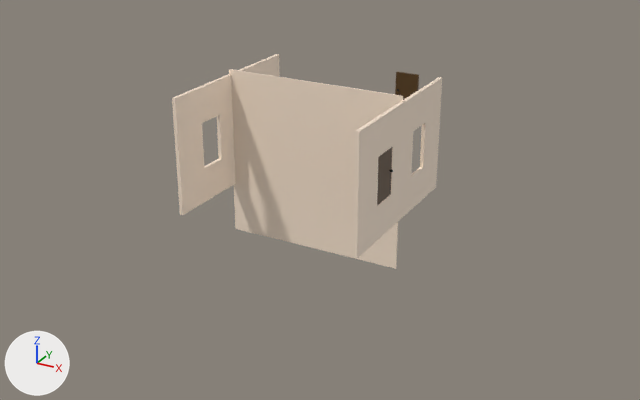
The Blender file TheButtonGame/Assets/Models/CorridorMain/CorridorMath.blend, before and after one commit.
Rendered twice from a 50 mm lens placed at (12.07, -20.94, 9.51), pointed at (0.08, 0.85, -1.38). The axes (+X, +Y, +Z) are drawn at lower left. The lights are the same throughout. The older version comes first.
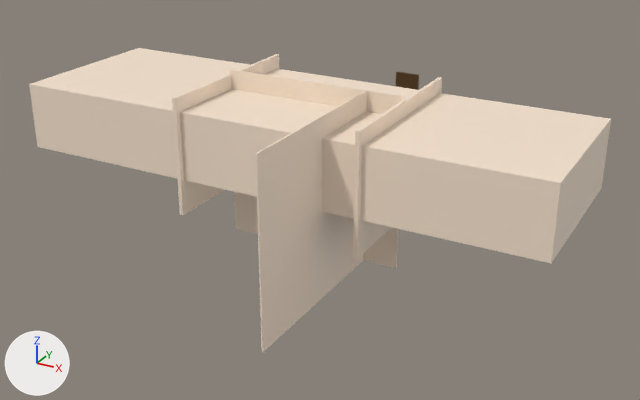
Where the newer file only moved an object's origin or applied its transform, the numbers keep the older frame.

Diff of the bpy script that builds the scene:
```diff
--- a/TheButtonGame/Assets/Models/CorridorMain/CorridorMath.blend.py
+++ b/TheButtonGame/Assets/Models/CorridorMain/CorridorMath.blend.py
@@ me_cube_001 @@
+me_cube_001.from_pydata(...)  # a box spanning x -0.35..0.35, y -1.0..1.0, z -1.0..1.0
+me_cube_001.materials.append(mat_walls)  # beige #f9e6d1
@@ ob_corridor @@
 ob_corridor.scale = (1.0, 1.0, 2.54)
-ob_corridor.hide_set(True)
@@ ob_cube_001 @@
+ob_cube_001 = bpy.data.objects.new('Cube.001', me_cube_001)
+ob_cube_001.location = (1.99, -2.76, 0.0)
+ob_cube_001.rotation_euler = (0.0, 0.0, 1.571)  # degrees (0, 0, 90)
+ob_cube_001.scale = (7.91, 0.0203, 2.58)
```

What differs and where, as boxes [x1, y1, x2, y2] in the pictures (640 x 400 px):
'Corridor', shown: after [29, 48, 611, 263]
'Cube.001', added: after [255, 91, 367, 352]
'Cube', unchanged, covered by the edit: [229, 69, 403, 269] in both
'Cube.002', unchanged, covered by the edit: [353, 77, 442, 258] in both
